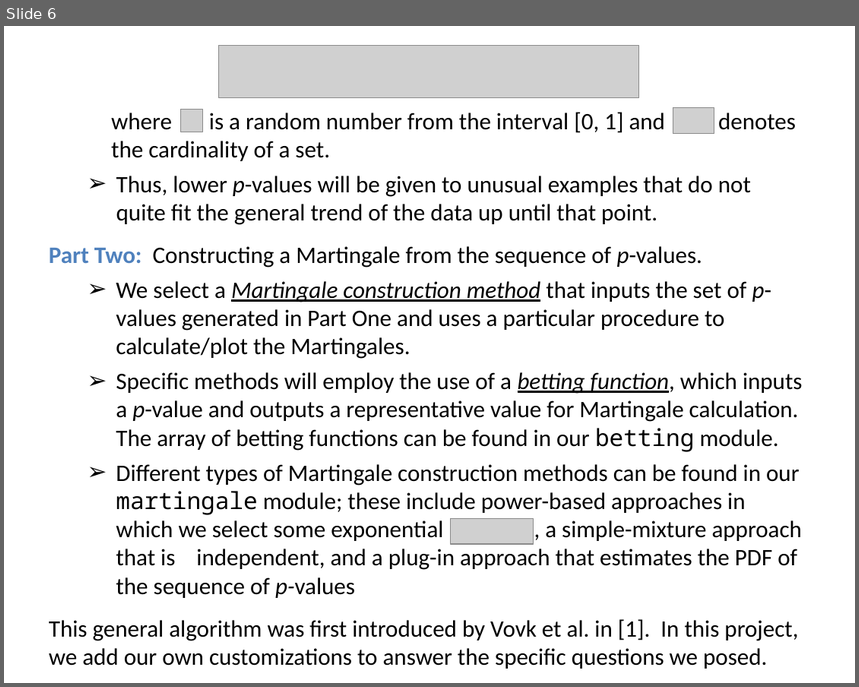
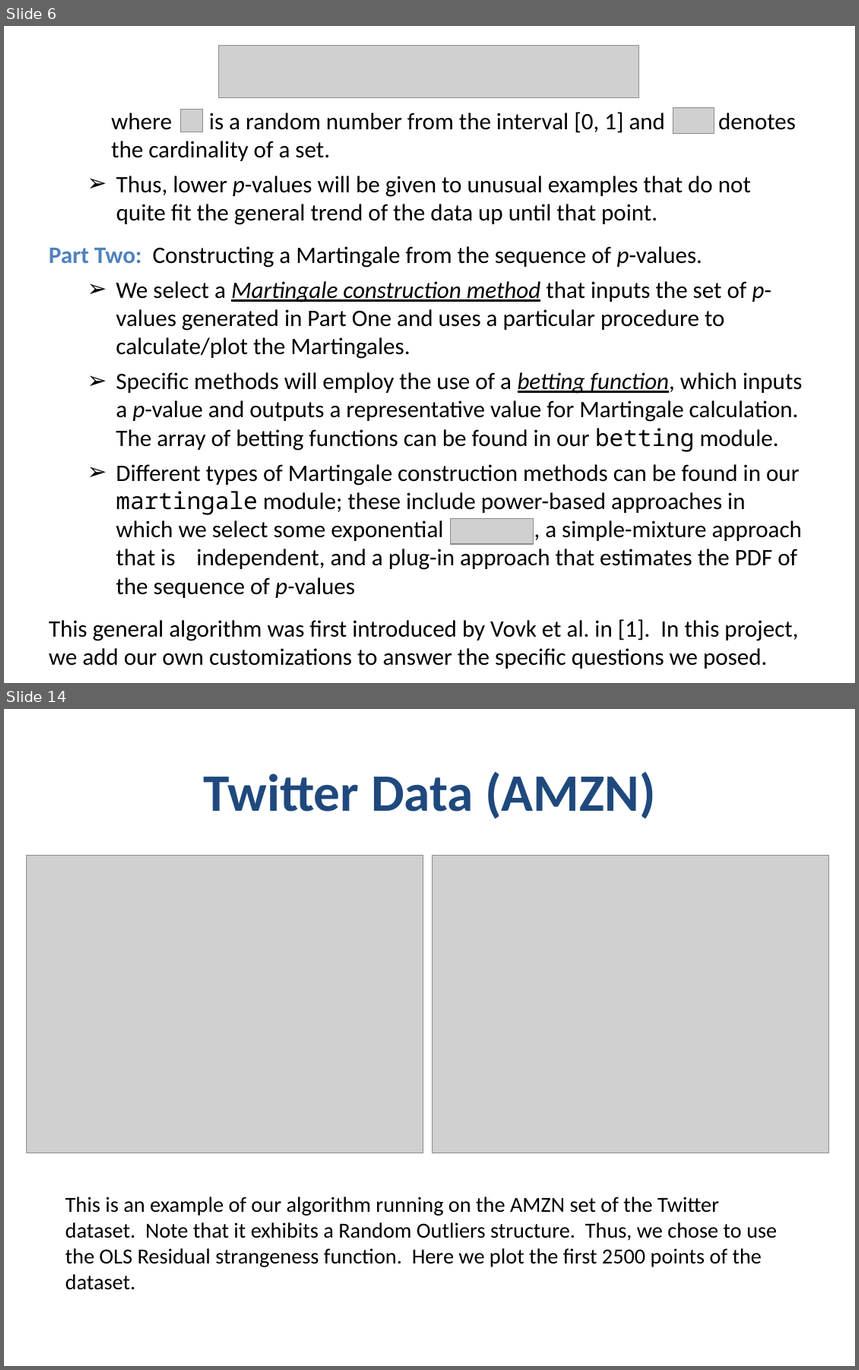
Before and after one commit to al5250/cs109a_project, a slide deck: slides.pptx. Shown one above the other, each under a label of ours: slide 6 before the commit, slides 6 and 14 after it; the slides between them are not shown. The pictures are 859x687 and 859x1370 pixels, drawn with LibreOffice and Linux fonts; fonts in the diff are those of the drawing; grey boxes stand for pictures; background and template pictures are left out. Boxes give left, top, right and bottom in pixels: in the first picture for what was removed or moved away, otherwise in the second. Text is boxed around its words. In the diff, an @@ line names an element or a change of style, - is before the commit and + after.

```diff
--- a/slides.pptx
+++ b/slides.pptx
@@ slide 14 added at (x1=4, y1=709, x2=855, y2=1366), background #FFFFFF @@
@@ title added at (x1=203, y1=771, x2=655, y2=819), 49 pt, text #1F497D, bold @@
+Twitter Data (AMZN)
@@ picture added at (x1=27, y1=856, x2=423, y2=1153) @@
@@ picture added at (x1=433, y1=856, x2=829, y2=1153) @@
@@ text added at (x1=66, y1=1197, x2=777, y2=1290), 20 pt, text #000000 @@
+This is an example of our algorithm running on the AMZN set of the Twitter dataset. Note that it exhibits a Random Outliers structure. Thus, we chose to use the OLS Residual strangeness function. Here we plot the first 2500 points of the dataset.
```
Also in this commit, not shown: 2 slides changed, 9 other slides added, 1 slide removed.
